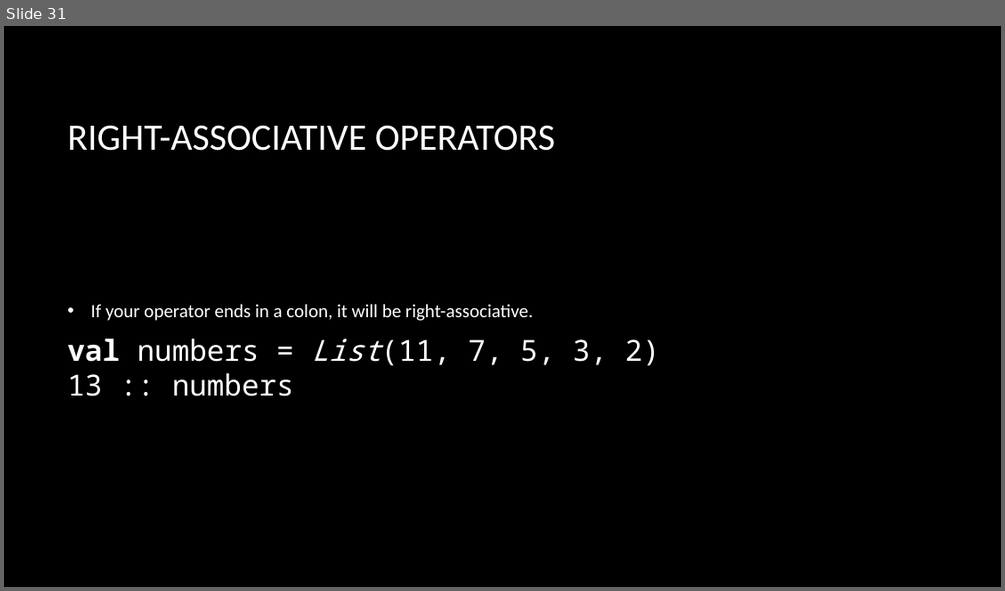
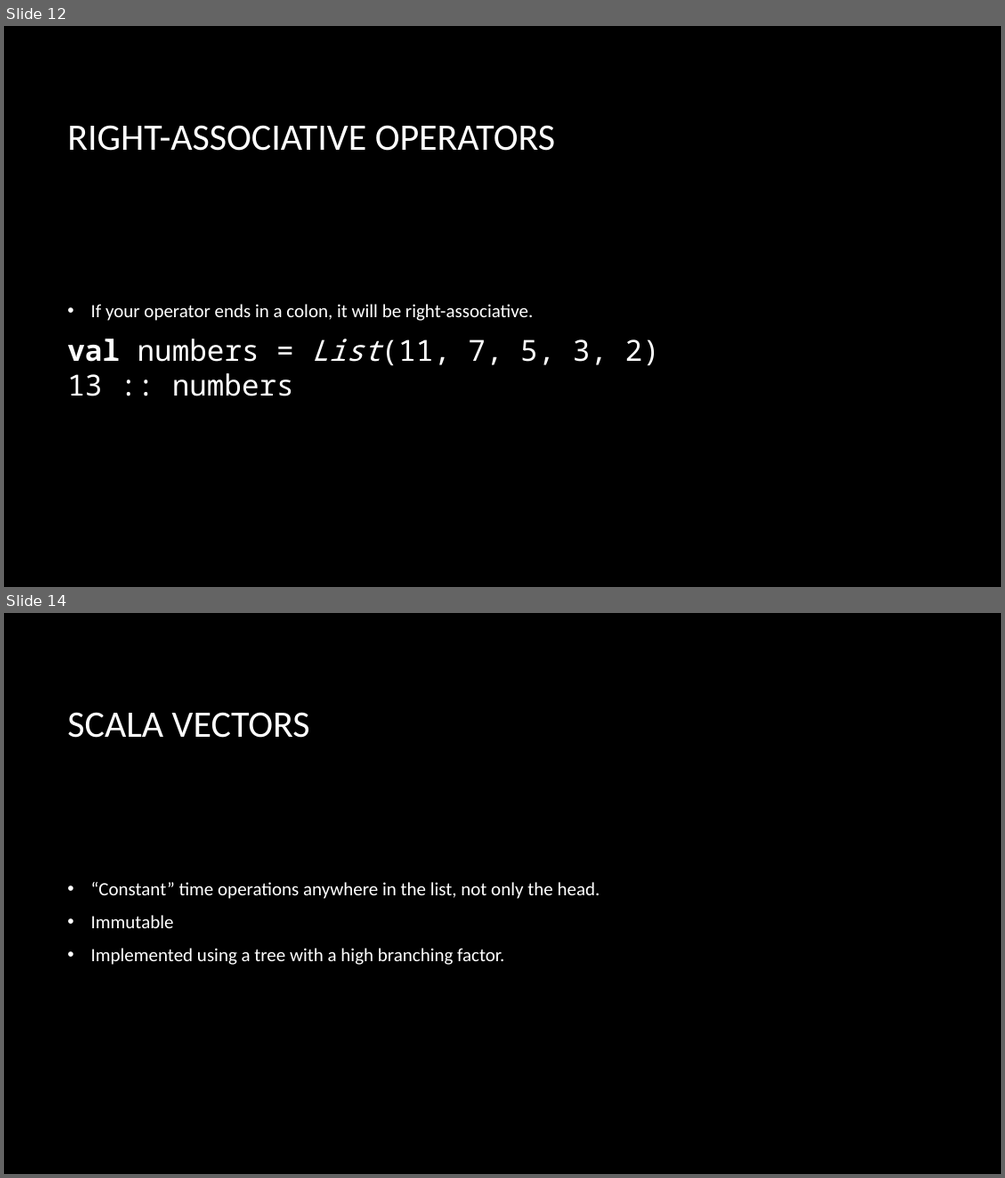
Before and after one commit to briangordon/scala-demo, a slide deck: scala-demo.pptx. Shown one above the other, each under a label of ours: slide 31 before the commit, slides 12 and 14 after it; the slides between them are not shown. The pictures are 1005x591 and 1005x1178 pixels, drawn with LibreOffice and Linux fonts; fonts in the diff are those of the drawing; background and template pictures are left out. Boxes give left, top, right and bottom in pixels: in the first picture for what was removed or moved away, otherwise in the second. Text is boxed around its words. In the diff, an @@ line names an element or a change of style, - is before the commit and + after.

Commit message:
Updated for the second time I presented

```diff
--- a/scala-demo.pptx
+++ b/scala-demo.pptx
@@ slide 14 added at (x1=4, y1=613, x2=1001, y2=1174), background picture (left out) @@
@@ title added at (x1=67, y1=712, x2=310, y2=738), 36 pt, text #FFFFFF @@
+SCALA VECTORS
@@ text added at (x1=91, y1=882, x2=600, y2=965), 18 pt, text #FFFFFF @@
+• “Constant” time operations anywhere in the list, not only the head.
+• Immutable
+• Implemented using a tree with a high branching factor.
@@ what was slide 31 is now slide 12 @@
```
Also in this commit, not shown: 6 slides changed, 14 other slides added, 6 other files.
